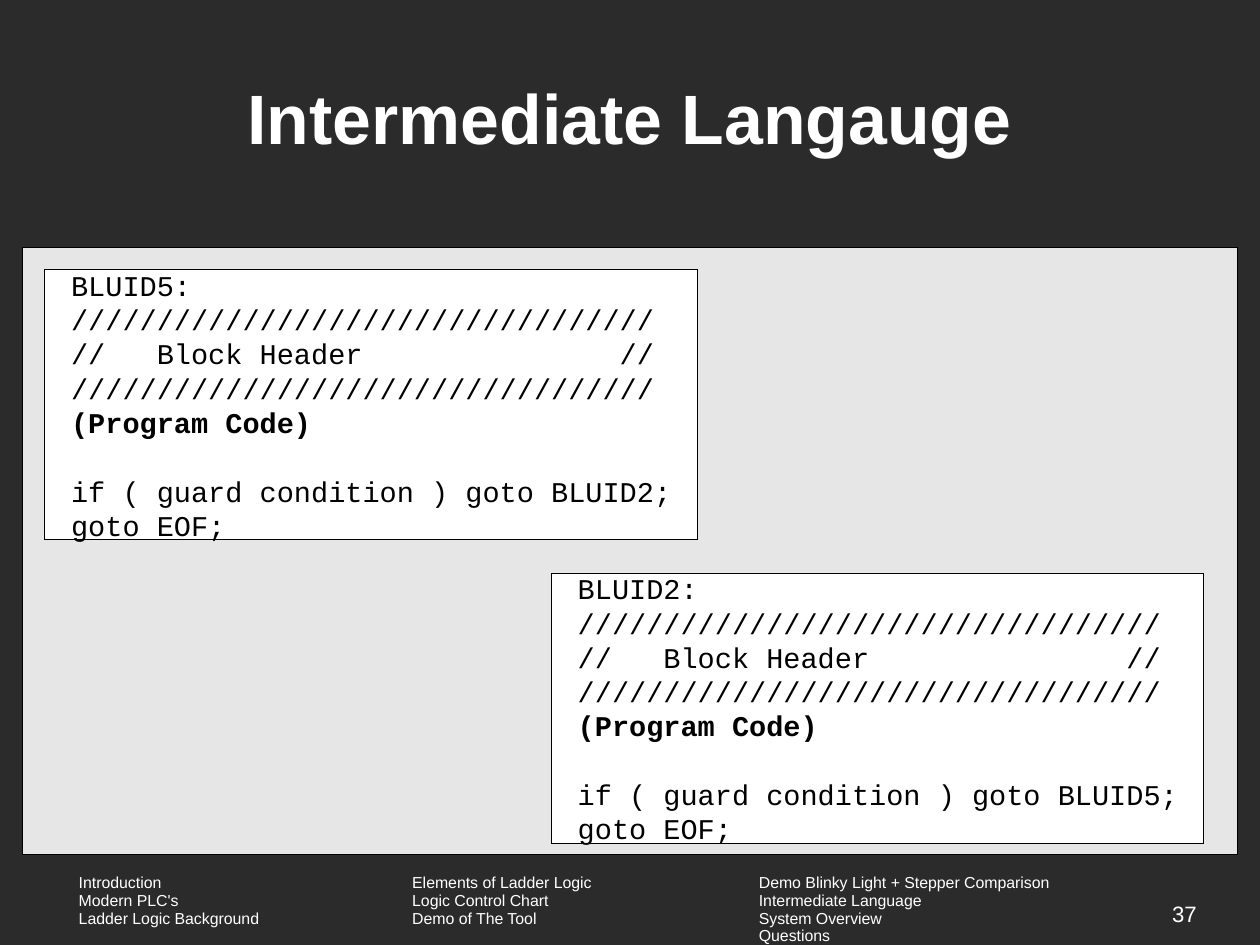
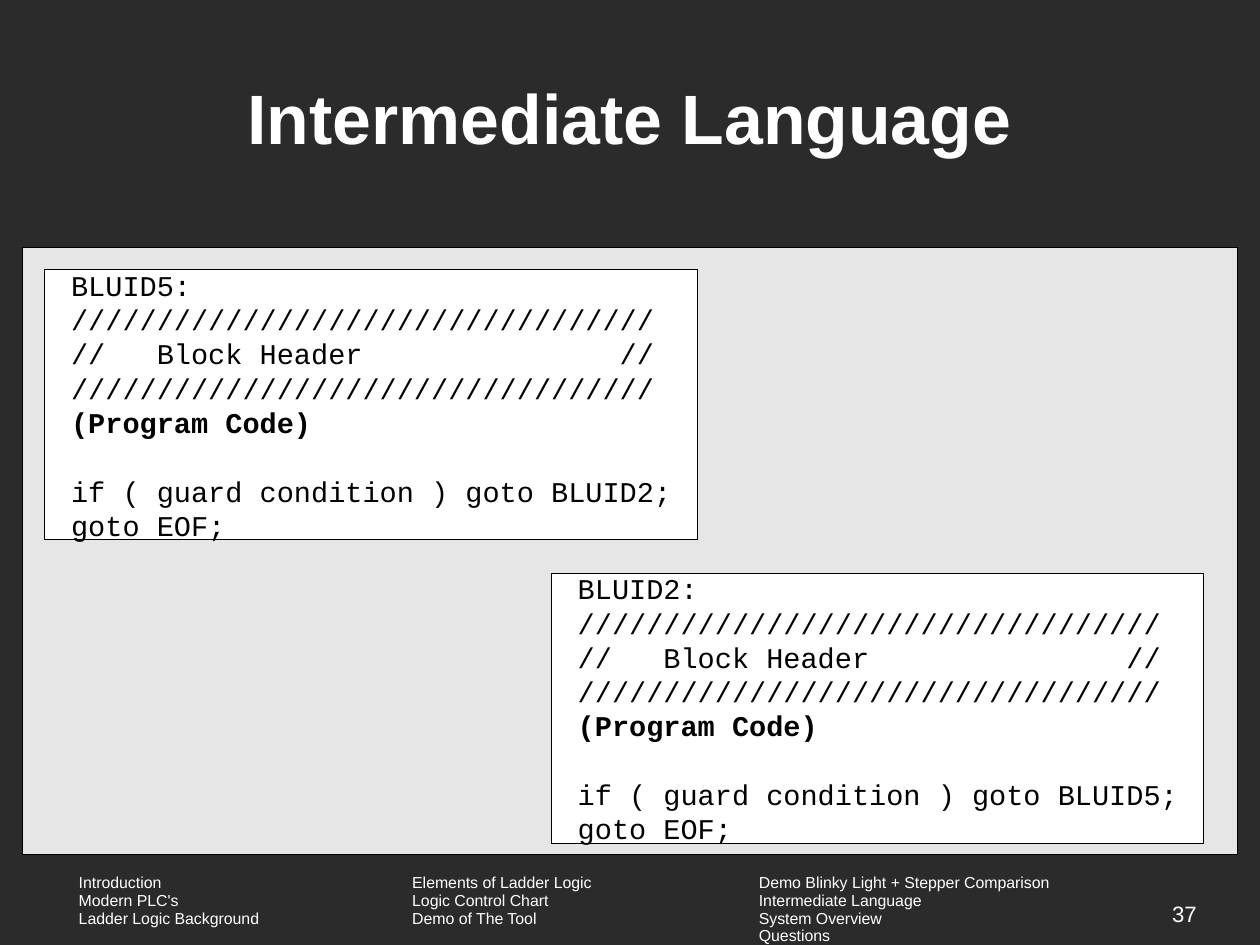
Before and after one commit to vortex-5/plcthesis, a slide deck: slide 37 of presentation/defense.odp. Drawn at 1260x945 pixels with LibreOffice and Linux fonts; fonts in the diff are those of the drawing; background and template pictures are left out; a plain dark background stands for a picture behind light text. Boxes give left, top, right and bottom in pixels: in the first picture for what was removed or moved away, otherwise in the second. Text is boxed around its words. In the diff, an @@ line names an element or a change of style, - is before the commit and + after.

```diff
--- a/presentation/defense.odp
+++ b/presentation/defense.odp
@@ title at bbox=[247, 93, 1011, 157]: text changed @@
-Intermediate Langauge
+Intermediate Language
```
Also in this commit, not shown: 3 other slides changed, 2 other files.
